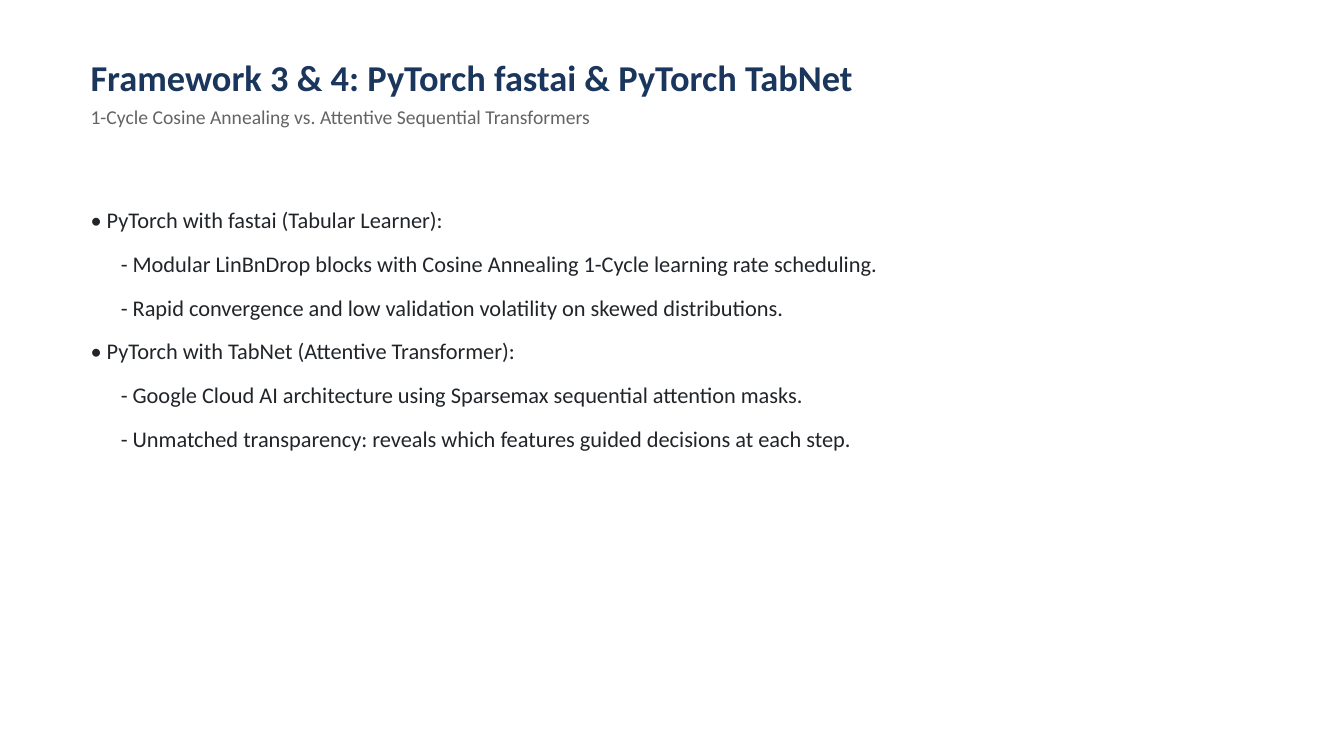
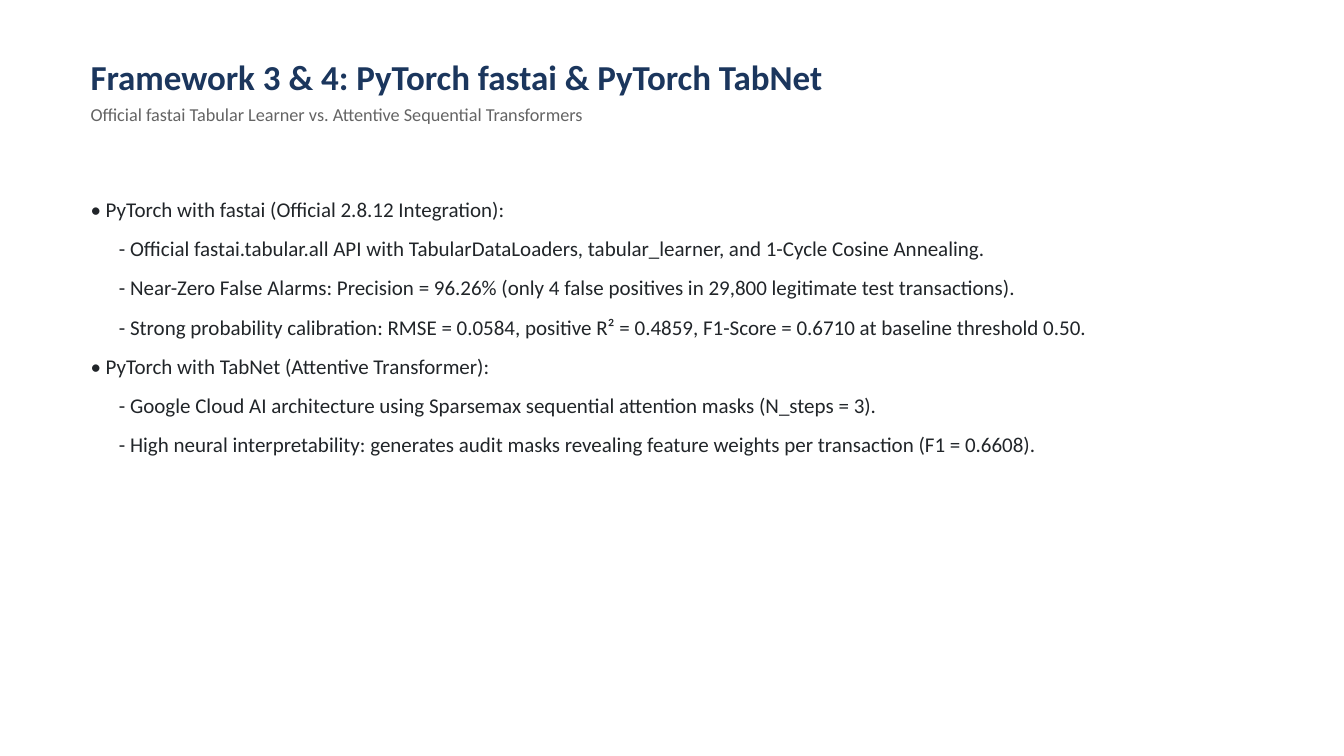
Before and after one commit to Akshayshetty742/online-payment-fraud-detection, a slide deck: slide 7 of presentation/online_payment_fraud_detection.pptx. Drawn at 1344x756 pixels with LibreOffice and Linux fonts; fonts in the diff are those of the drawing. Boxes give left, top, right and bottom in pixels: in the first picture for what was removed or moved away, otherwise in the second. Text is boxed around its words. In the diff, an @@ line names an element or a change of style, - is before the commit and + after.

Commit message:
feat: integrate official fastai, update benchmarks, reports, and presentation

```diff
--- a/presentation/online_payment_fraud_detection.pptx
+++ b/presentation/online_payment_fraud_detection.pptx
@@ text at (91,65,822,96): size 26 to 25 pt in "Framework 3 & 4: PyTorch fastai & ..." @@
@@ text at (91,108,583,124): text changed; size 14 to 13 pt @@
-1-Cycle Cosine Annealing vs. Attentive Sequential Transformers
+Official fastai Tabular Learner vs. Attentive Sequential Transformers
@@ text "• PyTorch with fastai (Official ...": place and size @@
-text "• PyTorch with fastai (Official ..." at (107,212,877,451)
+text "• PyTorch with fastai (Official ..." at (106,202,1085,456)
@@ text at (106,202,1085,339): text changed; size 16 to 15 pt @@
-• PyTorch with fastai (Tabular Learner):
-- Modular LinBnDrop blocks with Cosine Annealing 1-Cycle learning rate scheduling.
-- Rapid convergence and low validation volatility on skewed distributions.
+• PyTorch with fastai (Official 2.8.12 Integration):
+- Official fastai.tabular.all API with TabularDataLoaders, tabular_learner, and 1-Cycle Cosine Annealing.
+- Near-Zero False Alarms: Precision = 96.26% (only 4 false positives in 29,800 legitimate test transactions).
+- Strong probability calibration: RMSE = 0.0584, positive R² = 0.4859, F1-Score = 0.6710 at baseline threshold 0.50.
@@ text at (106,359,489,378): size 16 to 15 pt in "• PyTorch with TabNet (Attentive Transformer):"; less space between paragraphs @@
@@ text at (130,398,1035,456): text changed; size 16 to 15 pt @@
-- Google Cloud AI architecture using Sparsemax sequential attention masks.
-- Unmatched transparency: reveals which features guided decisions at each step.
+- Google Cloud AI architecture using Sparsemax sequential attention masks (N_steps = 3).
+- High neural interpretability: generates audit masks revealing feature weights per transaction (F1 = 0.6608).
```
Also in this commit, not shown: 10 other slides changed, 27 other files.
